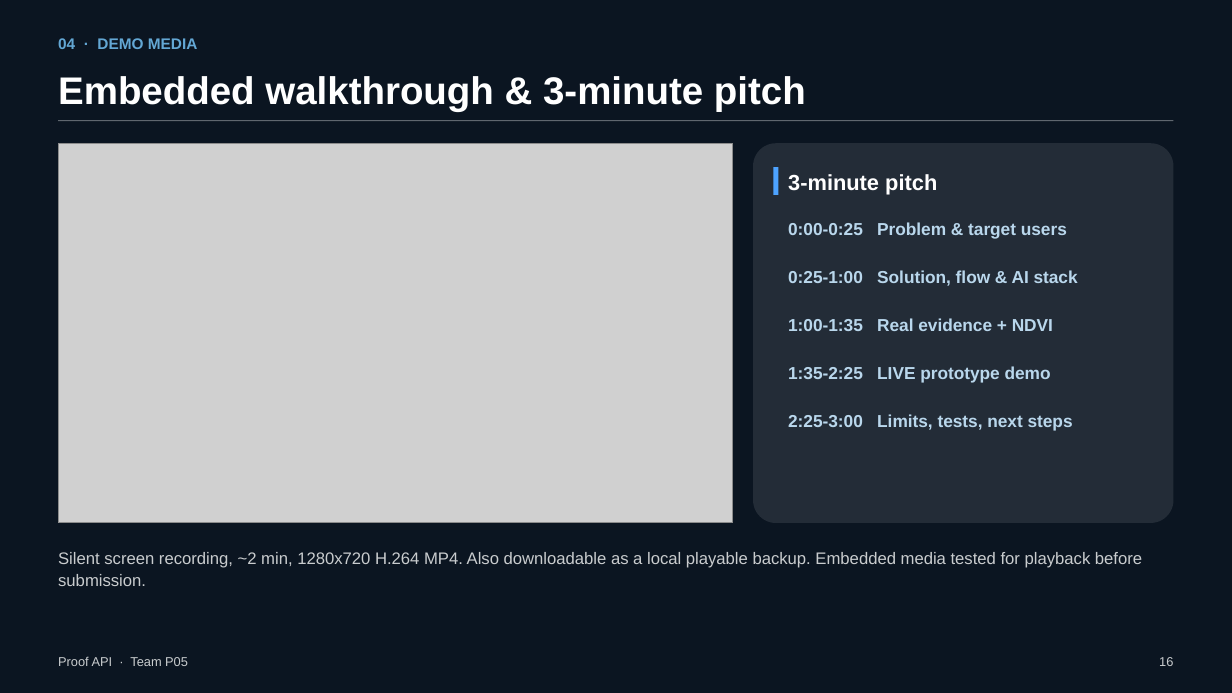
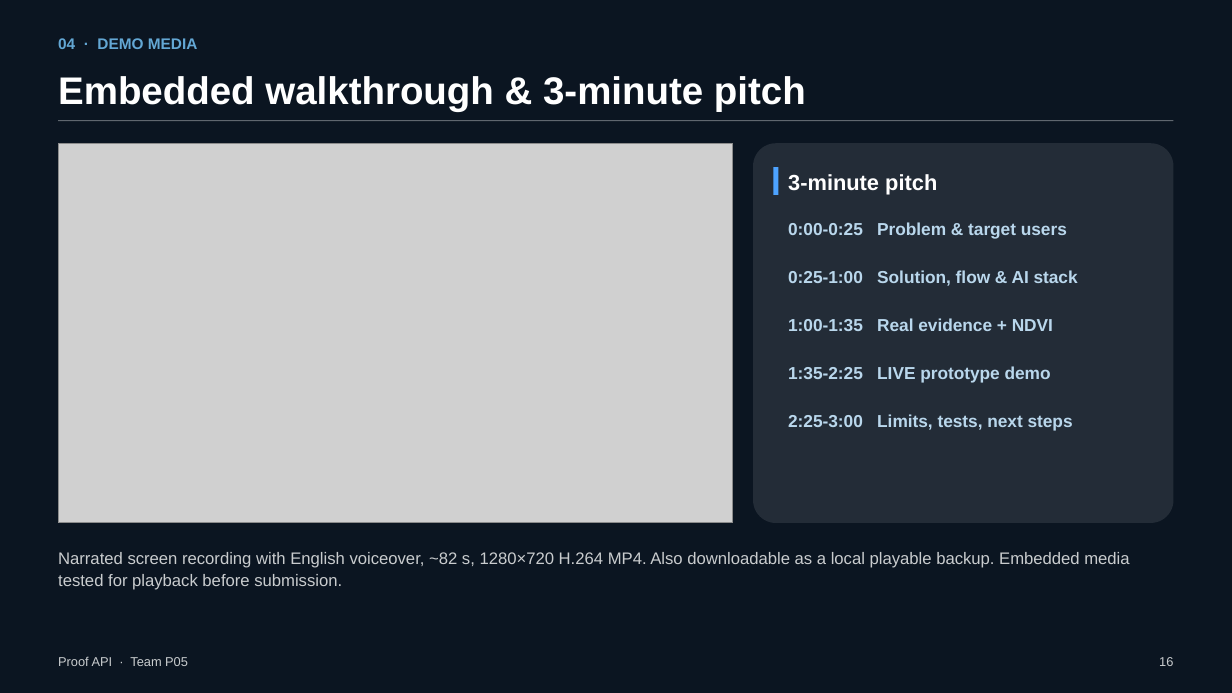
Before and after one commit to gunnarcosmo1123-oss/proof-api-dashboard, a slide deck: slide 16 of deck/ProofAPI_Demo_Final.pptx. Drawn at 1232x693 pixels with LibreOffice and Linux fonts; fonts in the diff are those of the drawing; grey boxes stand for pictures. Boxes give left, top, right and bottom in pixels: in the first picture for what was removed or moved away, otherwise in the second. Text is boxed around its words. In the diff, an @@ line names an element or a change of style, - is before the commit and + after.

Commit message:
Update final deck and demo video: narrated 82s walkthrough, refreshed screenshots, re-export PDF

```diff
--- a/deck/ProofAPI_Demo_Final.pptx
+++ b/deck/ProofAPI_Demo_Final.pptx
@@ text at (58, 552, 1129, 590): text changed @@
-Silent screen recording, ~2 min, 1280x720 H.264 MP4. Also downloadable as a local playable backup. Embedded media tested for playback before submission.
+Narrated screen recording with English voiceover, ~82 s, 1280×720 H.264 MP4. Also downloadable as a local playable backup. Embedded media tested for playback before submission.
```
Also in this commit, not shown: 2 other slides changed, 4 other files.
